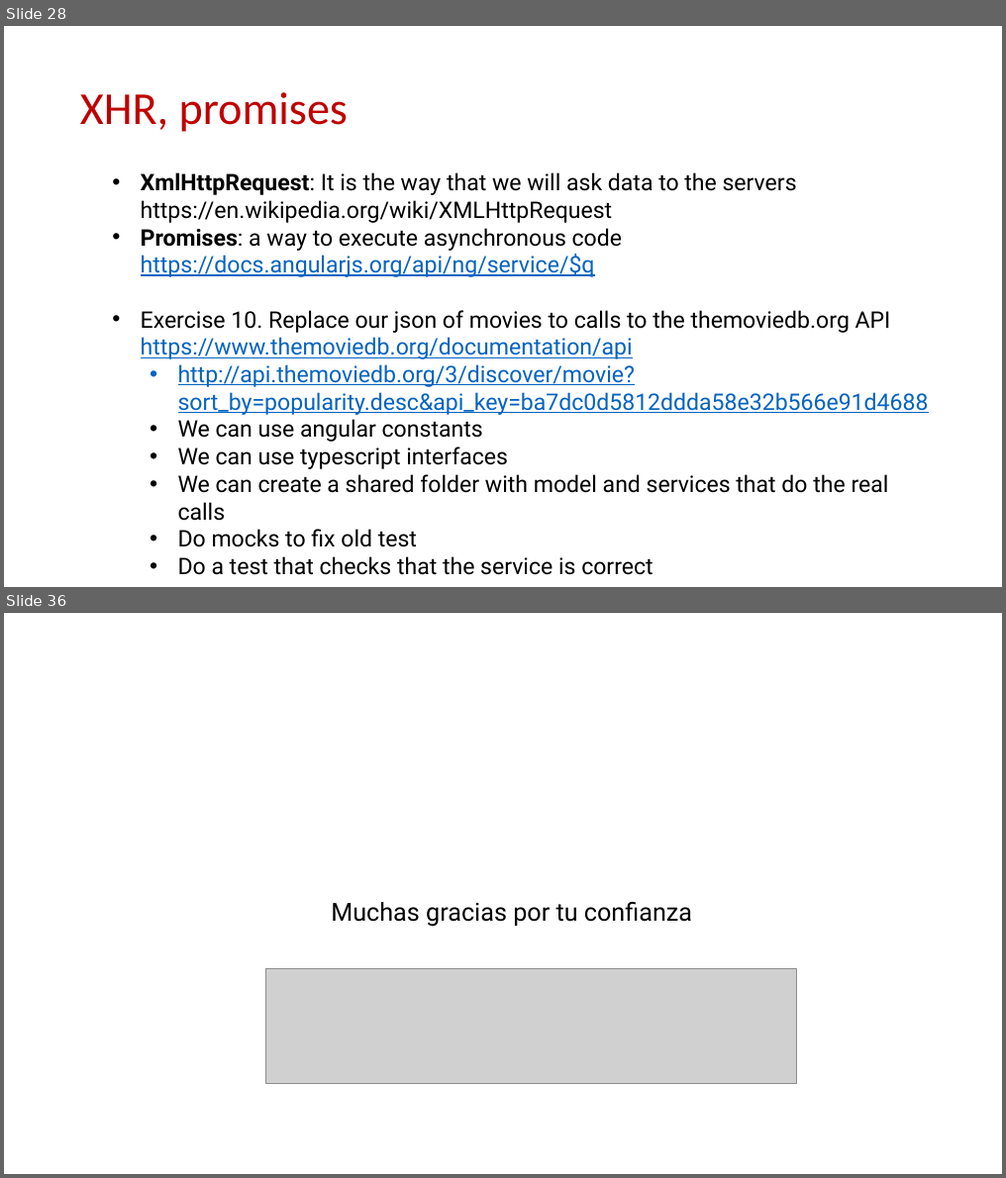
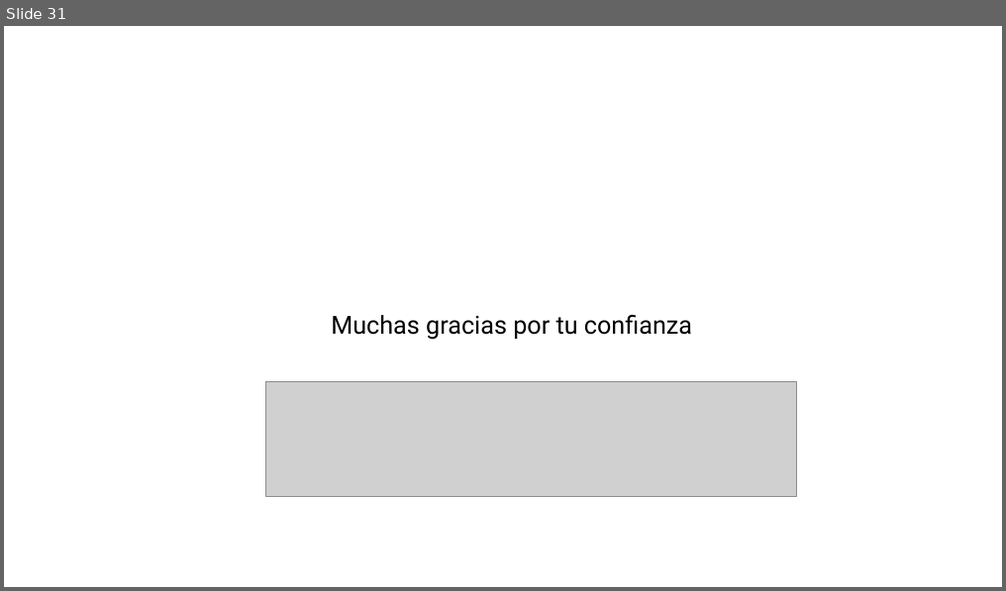
Before and after one commit to Robert-Freire/Introduction, a slide deck: resume.pptx. Shown one above the other, each under a label of ours: slides 28 and 36 before the commit, slide 31 after it; the slides between them are not shown. The pictures are 1006x1178 and 1006x591 pixels, drawn with LibreOffice and Linux fonts; fonts in the diff are those of the drawing; grey boxes stand for pictures; background and template pictures are left out. Boxes give left, top, right and bottom in pixels: in the first picture for what was removed or moved away, otherwise in the second. Text is boxed around its words. In the diff, an @@ line names an element or a change of style, - is before the commit and + after.

```diff
--- a/resume.pptx
+++ b/resume.pptx
@@ slide 28 removed at [4,26,1002,587], background #FFFFFF @@
@@ title removed at [80,92,348,132] @@
-XHR, promises
@@ text removed at [141,173,929,575] @@
-• XmlHttpRequest: It is the way that we will ask data to the servers https://en.wikipedia.org/wiki/XMLHttpRequest
-• Promises: a way to execute asynchronous code https://docs.angularjs.org/api/ng/service/$q
-• Exercise 10. Replace our json of movies to calls to the themoviedb.org API https://www.themoviedb.org/documentation/api
-  • http://api.themoviedb.org/3/discover/movie?sort_by=popularity.desc&api_key=ba7dc0d5812ddda58e32b566e91d4688
-  • We can use angular constants
-  • We can use typescript interfaces
-  • We can create a shared folder with model and services that do the real calls
-  • Do mocks to fix old test
-  • Do a test that checks that the service is correct
@@ what was slide 36 is now slide 31 @@
```
Also in this commit, not shown: 5 slides changed, 19 slides added, 23 other slides removed, 3 other files.
